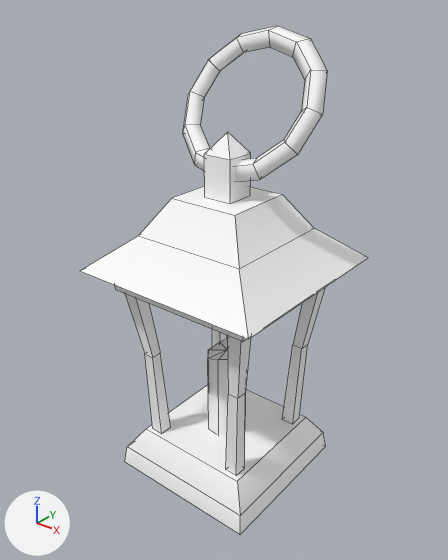
The FBX model Assets/Marie_3DThings/Multistory Dungeons 2/Meshes/SRC_Props/Lantern_01.fbx, before and after one commit.
Rendered twice from a 50 mm camera at (0.0038, -0.00493, 0.00541) aimed at (-0.00005, -0.00011, 0.00243). The axes (+X, +Y, +Z) are drawn at lower left. The lights are the same throughout. The older version comes first. Mesh edges are drawn as thin lines. Where no turn or scale is listed for an object, it has been applied to the vertices. Vertices at exactly the same position are counted once.

The older version as bpy lines, for what is in view:
```python
me_mesh = bpy.data.meshes.new('Mesh')
me_mesh.from_pydata(...)  # 154 vertices, 129 faces; spans x -0.00111..0.00111, y -0.00123..0.00099, z 0.0..0.00499
me_mesh.materials.append(mat_atlas_props_02)  # its picture is missing
ob_lantern_01 = bpy.data.objects.new('Lantern_01', me_mesh)
ob_lantern_01.location = (0.0, 0.0, 0.0)
```
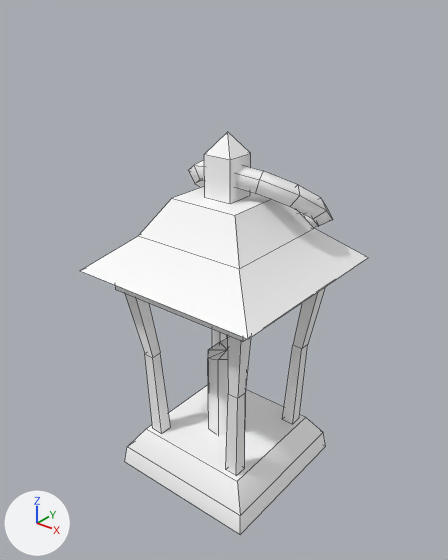
The newer file is also rescaled (x108.8) as a whole; pictures and numbers use the older file's frame.

Patch to the scene script:
```diff
--- a/Assets/Marie_3DThings/Multistory Dungeons 2/Meshes/SRC_Props/Lantern_01.fbx.py
+++ b/Assets/Marie_3DThings/Multistory Dungeons 2/Meshes/SRC_Props/Lantern_01.fbx.py
@@ me_mesh @@
 # used by ob_lantern_01; location = (0.0, 0.0, 0.0)
-me_mesh.from_pydata(...)  # 154 vertices, 129 faces; spans x -0.00111..0.00111, y -0.00123..0.00099, z 0.0..0.00499
+me_mesh.from_pydata(...)  # 154 vertices, 129 faces; spans x -0.00111..0.00111, y -0.00123..0.00117, z 0.0..0.00406
+# me_mesh part 1: the loose piece of 48 vertices spanning x -0.00084..0.00084, y -0.00024..0.00073, z 0.00357..0.00499 is turned -90.1 degrees about the x axis through its middle, then moved by (0.0, 0.00021, -0.00101)
 me_mesh.materials.append(mat_atlas_props_02)
```

Location of each change, [x1, y1, x2, y2] in pixels of the pictures (448 x 560 px; the box of a moved part takes in the faces that stretch with it):
'Lantern_01', reshaped (21% shorter): before [80, 26, 368, 534]; after [80, 132, 368, 534]
part 1 of me_mesh, moved or reshaped: before [182, 26, 327, 181]; after [189, 160, 333, 227]
